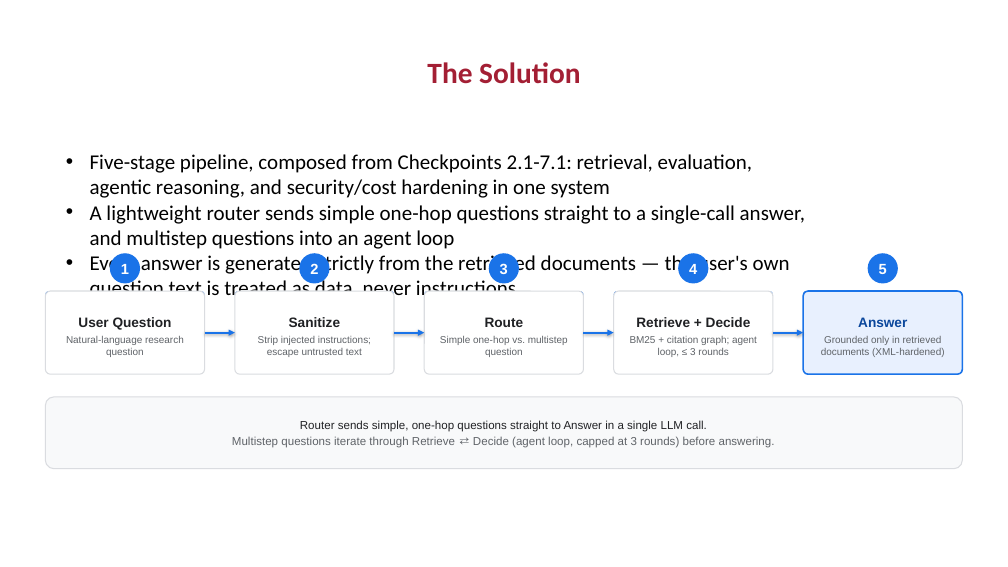
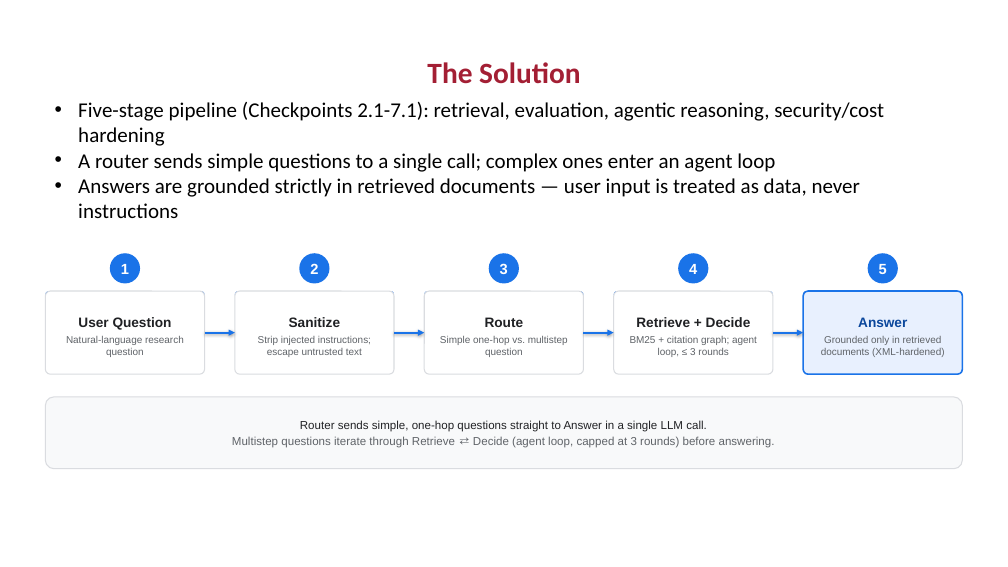
Before and after one commit to slakhwa/mit-rag-context-eng-capstone, a slide deck: slide 4 of Capstone Checkpoint 8.1/Capstone_Design_Review_Presentation_completed.pptx. Drawn at 1008x567 pixels with LibreOffice and Linux fonts; fonts in the diff are those of the drawing; background and template pictures are left out. Boxes give left, top, right and bottom in pixels: in the first picture for what was removed or moved away, otherwise in the second. Text is boxed around its words. In the diff, an @@ line names an element or a change of style, - is before the commit and + after.

```diff
--- a/Capstone Checkpoint 8.1/Capstone_Design_Review_Presentation_completed.pptx
+++ b/Capstone Checkpoint 8.1/Capstone_Design_Review_Presentation_completed.pptx
@@ text at bbox=[78, 102, 884, 218]: text changed @@
-• Five-stage pipeline, composed from Checkpoints 2.1-7.1: retrieval, evaluation, agentic reasoning, and security/cost hardening in one system
-• A lightweight router sends simple one-hop questions straight to a single-call answer, and multistep questions into an agent loop
-• Every answer is generated strictly from the retrieved documents — the user's own question text is treated as data, never instructions
+• Five-stage pipeline (Checkpoints 2.1-7.1): retrieval, evaluation, agentic reasoning, security/cost hardening
+• A router sends simple questions to a single call; complex ones enter an agent loop
+• Answers are grounded strictly in retrieved documents — user input is treated as data, never instructions
```
Also in this commit, not shown: 5 other slides changed.
